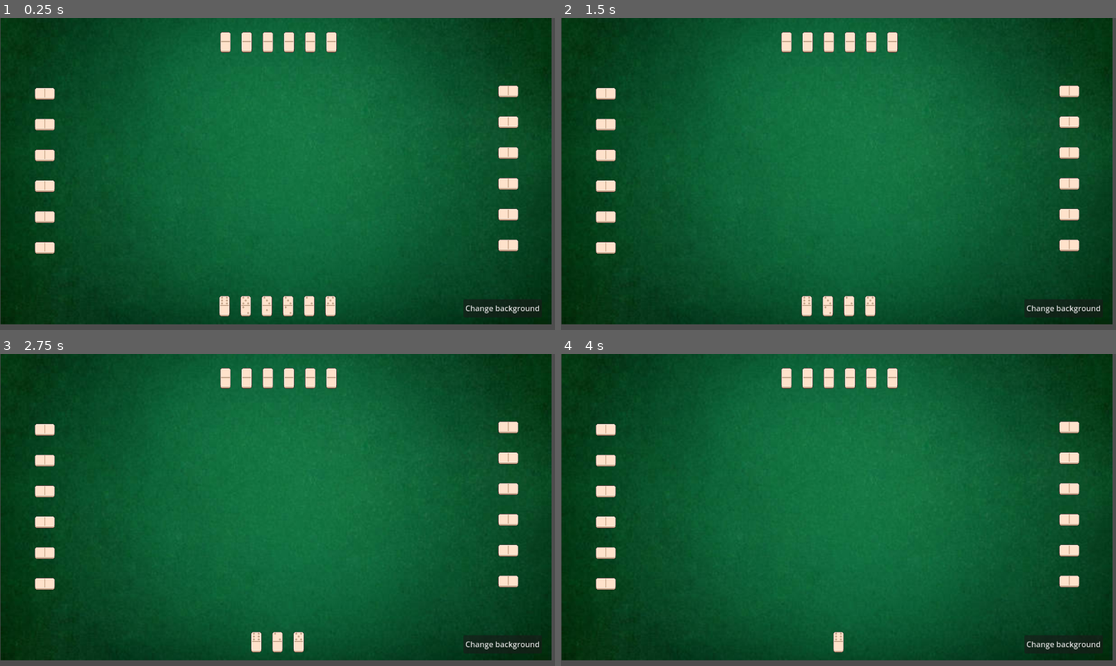
Above: before the commit, frames 1-4 (two rows, left to right).
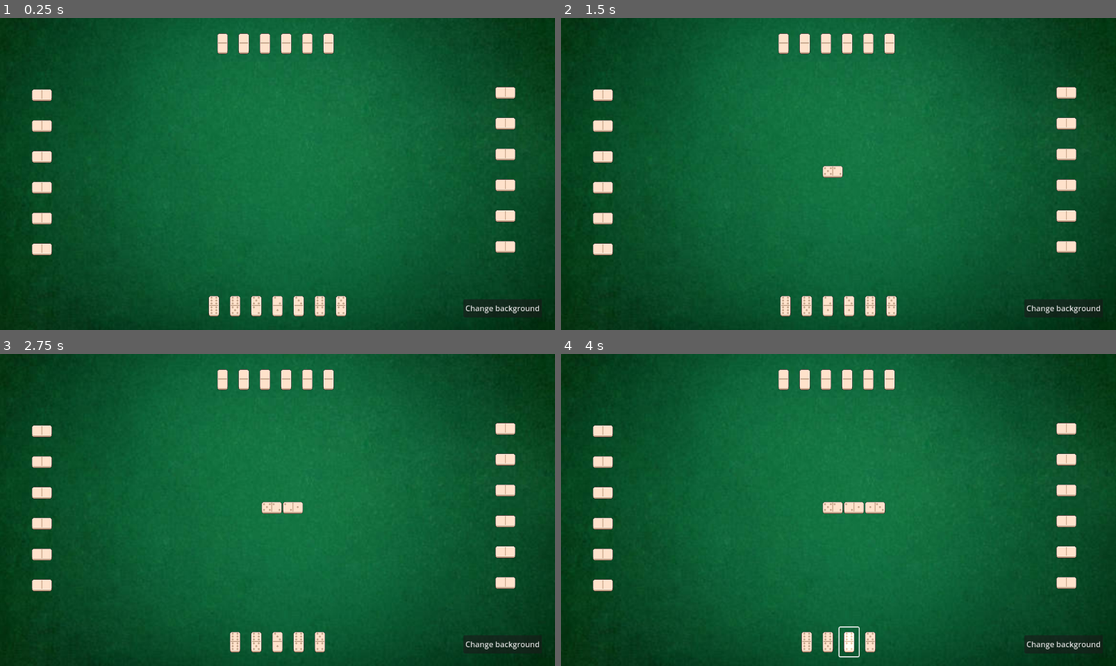
Above: after the commit, the same moments.

Repository: Pbgsa/dominozada-game
Game: Godot game, scene res://scenes/board.tscn
Two runs of this game, one before a commit and one after it. Both use one fixed random seed, a clock stepped at 60 frames per second and the inputs below. This scene is started directly instead of the project's main scene.
Inputs (mouse positions are in pixels of both pictures, inside the frame that each line leads up to):
- Up to frame 1 (0.25 s): no input
- Up to frame 2 (1.5 s): click (805, 305) at 0.52 s; click (816, 305) at 1.27 s
- Up to frame 3 (2.75 s): click (266, 641) at 2.02 s
- Up to frame 4 (4 s): click (838, 641) at 2.77 s; click (849, 641) at 3.52 s

The runs differ from the first frame. In frame 1, 6.0% of the frame differs, in the area x 0-100%, y 0-100%; in frame 2, 4.9%; in frame 3, 5.0%; in frame 4, 5.5%.

Commit message:
feat: implement logic to place and align visual pieces on the board

Diff:
--- a/godot/dominozada/scenes/board.tscn
+++ b/godot/dominozada/scenes/board.tscn
@@ -1,20 +1,20 @@
-[gd_scene load_steps=6 format=3 uid="uid://bsqx0eugsxhju"]
+[gd_scene load_steps=6 format=3 uid="uid://bwui6cfgnq0pi"]
 
-[ext_resource type="Script" path="res://scripts/board.gd" id="1_tx6nw"]
+[ext_resource type="Script" uid="uid://dtebb1dp2mdhr" path="res://scripts/board.gd" id="1_tx6nw"]
 [ext_resource type="Texture2D" uid="uid://bpsunnyuwu3xv" path="res://assets/textures/table_backgrounds/zdefault_table.png" id="2_dxjtj"]
-[ext_resource type="PackedScene" path="res://scenes/player_hand.tscn" id="3_nglv8"]
-[ext_resource type="PackedScene" path="res://scenes/opponent_hands.tscn" id="4_fv4ni"]
-[ext_resource type="PackedScene" uid="uid://bp3vhadl5ywo1" path="res://scenes/change_background_button.tscn" id="5_dxjtj"]
+[ext_resource type="PackedScene" uid="uid://bmhq16csacx2" path="res://scenes/player_hand.tscn" id="3_nglv8"]
+[ext_resource type="PackedScene" uid="uid://dp60ecnv41070" path="res://scenes/opponent_hands.tscn" id="4_fv4ni"]
+[ext_resource type="PackedScene" path="res://scenes/change_background_button.tscn" id="5_dxjtj"]
 
 [node name="Board" type="Node2D"]
 script = ExtResource("1_tx6nw")
 
 [node name="TableBackground" type="Sprite2D" parent="."]
-position = Vector2(572.938, 315)
-scale = Vector2(1.86949, 1.91071)
+position = Vector2(561, 320)
+scale = Vector2(2, 2.045)
 texture = ExtResource("2_dxjtj")
 
-[node name="PieceSpawner" type="Node2D" parent="."]
+[node name="PlayedPieces" type="Node2D" parent="."]
 position = Vector2(564, 319)
 
 [node name="Heads" type="Node2D" parent="."]
@@ -30,7 +30,10 @@
 [node name="CanvasLayer" type="CanvasLayer" parent="."]
 
 [node name="OpponentHands" parent="CanvasLayer" instance=ExtResource("4_fv4ni")]
-offset_right = 3.0
+offset_left = -6.0
+offset_top = 3.0
+offset_right = -3.0
+offset_bottom = 3.0
 
 [node name="PlayerHand" parent="CanvasLayer" instance=ExtResource("3_nglv8")]
 
--- a/godot/dominozada/scenes/domino_piece.tscn
+++ b/godot/dominozada/scenes/domino_piece.tscn
@@ -1,10 +1,10 @@
 [gd_scene load_steps=3 format=3 uid="uid://ctoqeabxppbnu"]
 
-[ext_resource type="Texture2D" uid="uid://bg3i5uqeyed6y" path="res://assets/textures/domino_pixelart_asset_pack/up/Domino_Up_1.png" id="1_6vocu"]
 [ext_resource type="Script" uid="uid://bhg7kpe0rgn5j" path="res://scripts/domino_piece.gd" id="1_vi3qo"]
+[ext_resource type="Texture2D" uid="uid://ce1g1c4p8gs4f" path="res://assets/textures/domino_pixelart_asset_pack/left/Domino_Left_1.png" id="2_vi3qo"]
 
 [node name="DominoPiece" type="Node2D"]
 script = ExtResource("1_vi3qo")
 
 [node name="DominoSprite" type="Sprite2D" parent="."]
-texture = ExtResource("1_6vocu")
+texture = ExtResource("2_vi3qo")
--- a/godot/dominozada/scripts/board.gd
+++ b/godot/dominozada/scripts/board.gd
@@ -1,19 +1,349 @@
 extends Node2D
 
-@onready var piece_spawner := $PieceSpawner
 @onready var left_head := $Heads/LeftHead
 @onready var right_head := $Heads/RightHead
 @onready var player_hand: HBoxContainer = $CanvasLayer/PlayerHand
-
-var left_value: int = -1
-var right_value: int = -1
+@onready var played_pieces := $PlayedPieces
+@onready var table_background := $TableBackground
+
+@export var domino_piece_scene: PackedScene = preload("res://scenes/domino_piece.tscn")
+
+var left_value: int = -1  # Left end value of the domino sequence
+var right_value: int = -1  # Right end value of the domino sequence
+var pieces_sequence: Array[Dictionary] = []  # Sequence of pieces in format {a, b}
+var visual_pieces: Array[Node2D] = []  # Corresponding visual pieces
+var piece_spacing := Vector2(30, 0)  # Base spacing for fallback
+var board_center := Vector2.ZERO
 
 func _ready():
 	player_hand.piece_played.connect(_on_piece_played)
 	player_hand.passed_turn.connect(_on_passed_turn)
 
+	# Set board center based on table background position
+	board_center = table_background.position
+
 func _on_piece_played(piece_data: Dictionary):
-	print("Jogador jogou:", piece_data)
+	# Validate if the move is possible
+	if not is_valid_move(piece_data.a, piece_data.b):
+		if not pieces_sequence.is_empty():
+			print("Available ends: left=%d, right=%d" % [left_value, right_value])
+		player_hand.show_invalid_move_message(piece_data)
+		return
+
+	# Valid move - process it
+	add_piece_to_board(piece_data)
+	player_hand.remove_piece_from_hand(piece_data)
 
 func _on_passed_turn():
-	print("Jogador passou a vez")
+	pass  # Could add turn logic here if needed
+
+func add_piece_to_board(data: Dictionary):
+	var piece_a = data.a
+	var piece_b = data.b
+
+	# Check if it's the first piece
+	if pieces_sequence.is_empty():
+		# First piece - set initial ends and place at center
+		pieces_sequence.append({"a": piece_a, "b": piece_b})
+		left_value = piece_a
+		right_value = piece_b
+
+		# Reset head positions to center
+		left_head.position = Vector2.ZERO
+		right_head.position = Vector2.ZERO
+
+		create_visual_piece_at_center()
+	else:
+		# Check where the piece can be connected
+		var placed = false
+		var side = ""
+
+		# Try to connect on the left end
+		if piece_a == left_value:
+			pieces_sequence.push_front({"a": piece_b, "b": piece_a})
+			left_value = piece_b
+			placed = true
+			side = "left"
+		elif piece_b == left_value:
+			pieces_sequence.push_front({"a": piece_a, "b": piece_b})
+			left_value = piece_a
+			placed = true
+			side = "left"
+		# Try to connect on the right end
+		elif piece_a == right_value:
+			pieces_sequence.append({"a": piece_a, "b": piece_b})
+			right_value = piece_b
+			placed = true
+			side = "right"
+		elif piece_b == right_value:
+			pieces_sequence.append({"a": piece_b, "b": piece_a})
+			right_value = piece_a
+			placed = true
+			side = "right"
+
+		if not placed:
+			# This should never happen if validation is working correctly
+			return
+
+		create_visual_piece_at_side(side)
+		update_head_positions()
+
+func create_visual_piece_at_center():
+	"""Creates the first visual piece at the center of the board"""
+	var piece = domino_piece_scene.instantiate()
+	played_pieces.add_child(piece)
+
+	var sequence_piece = pieces_sequence[0]
+	var piece_a = sequence_piece.a
+	var piece_b = sequence_piece.b
+
+	var direction = get_piece_orientation(piece_a, piece_b)
+
+	piece.set_values(piece_a, piece_b)
+	piece.set_direction(direction)
+	piece.position = Vector2.ZERO
+
+	visual_pieces.append(piece)
+
+func create_visual_piece_at_side(side: String):
+	"""Creates a visual piece on the specified side"""
+	var piece = domino_piece_scene.instantiate()
+	played_pieces.add_child(piece)
+
+	var sequence_piece: Dictionary
+
+	if side == "left":
+		sequence_piece = pieces_sequence[0]
+	else:  # side == "right"
+		sequence_piece = pieces_sequence[pieces_sequence.size() - 1]
+
+	var piece_a = sequence_piece.a
+	var piece_b = sequence_piece.b
+	var direction = get_piece_orientation(piece_a, piece_b)
+
+	piece.set_values(piece_a, piece_b)
+	piece.set_direction(direction)
+
+	var piece_position = calculate_piece_position_by_side(side)
+	piece.position = piece_position
+
+	if side == "left":
+		visual_pieces.push_front(piece)
+	else:
+		visual_pieces.append(piece)
+
+func get_piece_orientation(piece_a: int, piece_b: int) -> String:
+	"""Determines piece orientation based on values a and b"""
+	if piece_a > piece_b:
+		return "left"
+	elif piece_b > piece_a:
+		return "right"
+	else:  # piece_a == piece_b
+		return "up"
+
+func get_piece_width(orientation: String) -> int:
+	"""Returns piece width based on orientation"""
+	match orientation:
+		"up", "down":
+			return 22  # Vertical pieces width
+		"left", "right":
+			return 42  # Horizontal pieces width
+		_:
+			return 42  # Default width
+
+func calculate_piece_position_by_side(side: String) -> Vector2:
+	"""Calculates new piece position based on side with intelligent spacing"""
+	var base_spacing = 2  # 2 pixels spacing between pieces
+
+	if side == "left":
+		if visual_pieces.size() > 0:
+			var leftmost_piece = visual_pieces[0]
+			var leftmost_position = leftmost_piece.position
+
+			# Get orientation of current piece (to be added)
+			var current_piece = pieces_sequence[0]
+			var current_orientation = get_piece_orientation(current_piece.a, current_piece.b)
+
+			# Get orientation of adjacent piece
+			var adjacent_orientation = "right"  # default
+			if pieces_sequence.size() > 1:
+				var adjacent_piece = pieces_sequence[1]
+				adjacent_orientation = get_piece_orientation(adjacent_piece.a, adjacent_piece.b)
+
+			# Calculate spacing based on orientations
+			var current_width = get_piece_width(current_orientation)
+			var adjacent_width = get_piece_width(adjacent_orientation)
+			var total_spacing = (current_width / 2.0) + (adjacent_width / 2.0) + base_spacing
+
+			return leftmost_position - Vector2(total_spacing, 0)
+		else:
+			return Vector2.ZERO
+
+	else:  # side == "right"
+		if visual_pieces.size() > 0:
+			var rightmost_piece = visual_pieces[visual_pieces.size() - 1]
+			var rightmost_position = rightmost_piece.position
+
+			# Get orientation of current piece (to be added)
+			var current_piece = pieces_sequence[pieces_sequence.size() - 1]
+			var current_orientation = get_piece_orientation(current_piece.a, current_piece.b)
+
+			# Get orientation of adjacent piece
+			var adjacent_orientation = "right"  # default
+			if pieces_sequence.size() > 1:
+				var adjacent_piece = pieces_sequence[pieces_sequence.size() - 2]
+				adjacent_orientation = get_piece_orientation(adjacent_piece.a, adjacent_piece.b)
+
+			# Calculate spacing based on orientations
+			var current_width = get_piece_width(current_orientation)
+			var adjacent_width = get_piece_width(adjacent_orientation)
+			var total_spacing = (current_width / 2.0) + (adjacent_width / 2.0) + base_spacing
+
+			return rightmost_position + Vector2(total_spacing, 0)
+		else:
+			return Vector2.ZERO
+
+func update_head_positions():
+	"""Updates the positions of left_head and right_head markers"""
+	if visual_pieces.size() == 0:
+		return
+
+	var base_spacing = 2
+
+	# Update left_head position (first visual piece)
+	var leftmost_piece = visual_pieces[0]
+	var leftmost_orientation = get_piece_orientation(pieces_sequence[0].a, pieces_sequence[0].b)
+	var leftmost_width = get_piece_width(leftmost_orientation)
+	var left_offset = (leftmost_width / 2.0) + base_spacing
+	left_head.position = leftmost_piece.position - Vector2(left_offset, 0)
+
+	# Update right_head position (last visual piece)
+	var rightmost_piece = visual_pieces[visual_pieces.size() - 1]
+	var rightmost_index = pieces_sequence.size() - 1
+	var rightmost_orientation = get_piece_orientation(pieces_sequence[rightmost_index].a, pieces_sequence[rightmost_index].b)
+	var rightmost_width = get_piece_width(rightmost_orientation)
+	var right_offset = (rightmost_width / 2.0) + base_spacing
+	right_head.position = rightmost_piece.position + Vector2(right_offset, 0)
+
+func calculate_dynamic_spacing() -> Vector2:
+	"""Calculates intelligent spacing based on piece orientations and sizes"""
+	# Piece dimensions based on orientation
+	# up/down: y:44, x:22
+	# left/right: y:24, x:42
+
+	var base_spacing = 2  # 2 pixels spacing between pieces
+
+	# For horizontal pieces (left/right), use width + spacing
+	var horizontal_spacing = 42 + base_spacing  # 44 pixels total
+
+	# For vertical pieces (up/down), use width + spacing
+	var vertical_spacing = 22 + base_spacing    # 24 pixels total
+
+	# Return horizontal spacing (pieces are arranged in horizontal line)
+	return Vector2(horizontal_spacing, vertical_spacing)
+
+func clear_board():
+	"""Remove all pieces from the board"""
+	for piece_node in visual_pieces:
+		if piece_node and is_instance_valid(piece_node):
+			piece_node.queue_free()
+
+	visual_pieces.clear()
+	pieces_sequence.clear()
+	left_value = -1
+	right_value = -1
+
+	# Reset marker positions
+	left_head.position = Vector2.ZERO
+	right_head.position = Vector2.ZERO
+
+func get_board_piece_count() -> int:
+	"""Returns the number of pieces on the board"""
+	return pieces_sequence.size()
+
+# func debug_print_positions():
+# 	"""Debug function to print pieces_sequence"""
+# 	print("=== pieces_sequence ===")
+# 	print(pieces_sequence)
+# 	print("left_head: %d, right_head: %d" % [left_value, right_value])
+
+# 	# Mostrar posições dos marcadores
+# 	print("=== posições dos marcadores ===")
+# 	print("left_head position: %s" % left_head.position)
+# 	print("right_head position: %s" % right_head.position)
+
+# 	# Mostrar orientações das peças
+# 	print("=== orientações das peças ===")
+# 	for i in range(pieces_sequence.size()):
+# 		var piece = pieces_sequence[i]
+# 		var piece_a = piece.a
+# 		var piece_b = piece.b
+# 		var orientation = ""
+
+# 		if piece_a > piece_b:
+# 			orientation = "left"
+# 		elif piece_b > piece_a:
+# 			orientation = "right"
+# 		else:
+# 			orientation = "up"
+
+# 		print("Peça %d: [%d,%d] -> %s" % [i + 1, piece_a, piece_b, orientation])
+
+# 	# Mostrar posições das peças visuais
+# 	print("=== posições das peças visuais ===")
+# 	for i in range(visual_pieces.size()):
+# 		var piece_node = visual_pieces[i]
+# 		if piece_node and is_instance_valid(piece_node):
+# 			print("Peça visual %d: position %s" % [i + 1, piece_node.position])
+
+# 	# Mostrar cálculos de espaçamento
+# 	print("=== cálculos de espaçamento ===")
+# 	for i in range(pieces_sequence.size()):
+# 		var piece = pieces_sequence[i]
+# 		var orientation = get_piece_orientation(piece.a, piece.b)
+# 		var width = get_piece_width(orientation)
+# 		print("Peça %d: orientação=%s, largura=%d" % [i + 1, orientation, width])
+
+func is_valid_move(piece_a: int, piece_b: int) -> bool:
+	"""Checks if a move is valid"""
+	if pieces_sequence.is_empty():
+		return true  # First piece is always valid
+
+	# Check if piece can connect to any end
+	return (piece_a == left_value or piece_b == left_value or
+			piece_a == right_value or piece_b == right_value)
+
+func get_connection_info(piece_a: int, piece_b: int) -> Dictionary:
+	"""Returns information about where the piece can be connected"""
+	var info = {"can_connect": false, "side": "", "connection_value": -1}
+
+	if pieces_sequence.is_empty():
+		info.can_connect = true
+		info.side = "first"
+		return info
+
+	# Check connection on left end
+	if piece_a == left_value:
+		info.can_connect = true
+		info.side = "left"
+		info.connection_value = piece_a
+		return info
+	elif piece_b == left_value:
+		info.can_connect = true
+		info.side = "left"
+		info.connection_value = piece_b
+		return info
+
+	# Check connection on right end
+	if piece_a == right_value:
+		info.can_connect = true
+		info.side = "right"
+		info.connection_value = piece_a
+		return info
+	elif piece_b == right_value:
+		info.can_connect = true
+		info.side = "right"
+		info.connection_value = piece_b
+		return info
+
+	return info
--- a/godot/dominozada/scripts/opponent.gd
+++ b/godot/dominozada/scripts/opponent.gd
@@ -4,9 +4,9 @@
 
 @onready var piece_button_scene: PackedScene = preload("res://scenes/domino_piece_button.tscn")
 
-func set_piece_count(count: int, direction: String, is_vertical: bool):
+func set_piece_count(count: int, direction: String, orientation: bool):
 	clear_hand()
-	is_vertical = is_vertical
+	is_vertical = orientation
 	for i in range(count):
 		var button = piece_button_scene.instantiate()
 
--- a/godot/dominozada/scripts/player_hand.gd
+++ b/godot/dominozada/scripts/player_hand.gd
@@ -3,16 +3,24 @@
 @onready var piece_button_scene: PackedScene = preload("res://scenes/domino_piece_button.tscn")
 
 var hand_pieces: Array[Dictionary] = []  # [{a: int, b: int, dir: String}]
+var piece_buttons: Array[Control] = []  # References to piece buttons
 
 signal piece_played(piece_data: Dictionary)
 signal passed_turn()
 
 func _ready():
-	# Placeholder
-	for i in range(6):
-		var a = randi() % 7
-		var b = randi() % 7
-		add_piece(a, b)
+	# Fixed pieces for testing
+	var test_hand = [
+		{ "a": 6, "b": 6 },
+		{ "a": 6, "b": 5 },
+		{ "a": 5, "b": 2 },
+		{ "a": 2, "b": 1 },
+		{ "a": 1, "b": 3 },
+		{ "a": 6, "b": 4 },
+		{ "a": 4, "b": 5 },
+	]
+	for piece in test_hand:
+		add_piece(piece.a, piece.b)
 
 func add_piece(a: int, b: int):
 	var button = piece_button_scene.instantiate()
@@ -22,10 +30,49 @@
 	await get_tree().process_frame
 	button.set_piece_values(a, b, "up")
 	button.pressed.connect(func(): _on_piece_selected(button))
-	hand_pieces.append({"a": a, "b": b, "dir": "up"})
+
+	var piece_data = {"a": a, "b": b, "dir": "up"}
+	hand_pieces.append(piece_data)
+	piece_buttons.append(button)
 
 func _on_piece_selected(button):
 	var piece_data = button.get_piece_values()
+
+	# Check if piece can be played before emitting signal
+	# Board will validate and return if move was accepted
 	piece_played.emit(piece_data)
-	button.queue_free()
-	hand_pieces.erase(piece_data)
+
+	# Don't remove piece immediately - wait for board confirmation
+
+func remove_piece_from_hand(piece_data: Dictionary):
+	"""Removes a piece from hand after valid move confirmation"""
+	for i in range(hand_pieces.size()):
+		var hand_piece = hand_pieces[i]
+		if hand_piece.a == piece_data.a and hand_piece.b == piece_data.b:
+			# Remove visual button
+			if i < piece_buttons.size():
+				var button = piece_buttons[i]
+				if is_instance_valid(button):
+					button.queue_free()
+				piece_buttons.remove_at(i)
+
+			# Remove from pieces list
+			hand_pieces.remove_at(i)
+			break
+
+func show_invalid_move_message(piece_data: Dictionary):
+	"""Shows message when a move is invalid"""
+	print("❌ INVALID MOVE: Piece [%d,%d] cannot be placed on the board!" % [piece_data.a, piece_data.b])
+
+func get_hand_count() -> int:
+	"""Returns the number of pieces in hand"""
+	return hand_pieces.size()
+
+func clear_hand():
+	"""Removes all pieces from hand"""
+	for button in piece_buttons:
+		if is_instance_valid(button):
+			button.queue_free()
+
+	piece_buttons.clear()
+	hand_pieces.clear()
Not shown: 1 places in godot/dominozada/scenes/opponent_hands.tscn that only renumber resources
